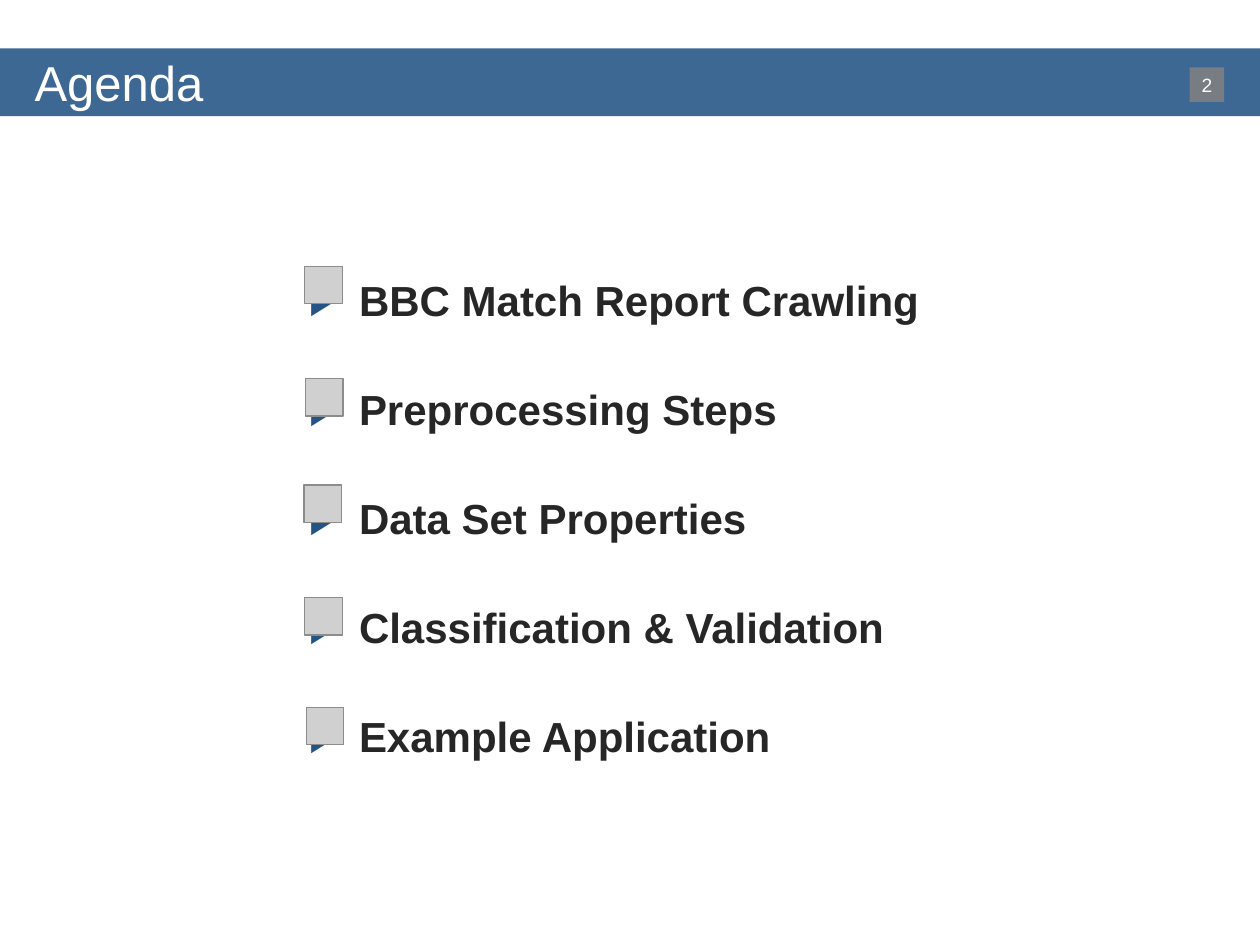
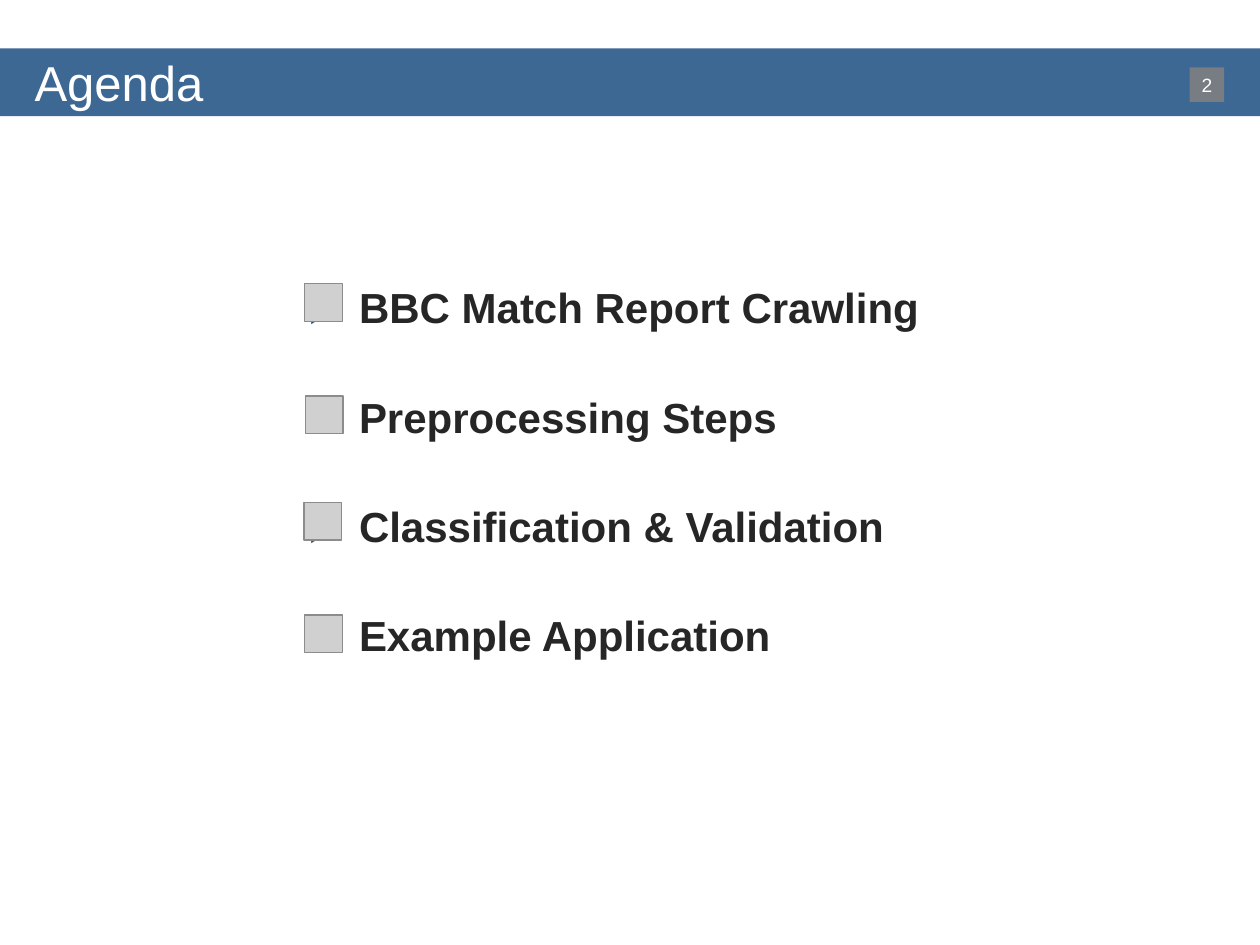
Before and after one commit to bequiet88/WebMining, a slide deck: slide 2 of LaTeX/Presentation/Presentation.pptx. Drawn at 1260x945 pixels with LibreOffice and Linux fonts; fonts in the diff are those of the drawing; grey boxes stand for pictures; background and template pictures are left out. Boxes give left, top, right and bottom in pixels: in the first picture for what was removed or moved away, otherwise in the second. Text is boxed around its words. In the diff, an @@ line names an element or a change of style, - is before the commit and + after.

```diff
--- a/LaTeX/Presentation/Presentation.pptx
+++ b/LaTeX/Presentation/Presentation.pptx
@@ text "BBC Match Report Crawling": place and size @@
-text "BBC Match Report Crawling" at <box>359,285,919,761</box>
+text "BBC Match Report Crawling" at <box>359,292,919,660</box>
@@ picture: place and size @@
-picture at <box>305,379,343,417</box>
+picture at <box>305,396,343,433</box>
@@ text at <box>359,503,747,543</box>: paragraph removed @@
-▶ Data Set Properties
@@ 3 pictures: place and size @@
-3 pictures at <box>304,266,343,635</box>
+3 pictures at <box>304,284,343,653</box>
@@ picture removed at <box>306,707,344,745</box> @@
```
Also in this commit, not shown: 6 other slides changed, 1 other file.
